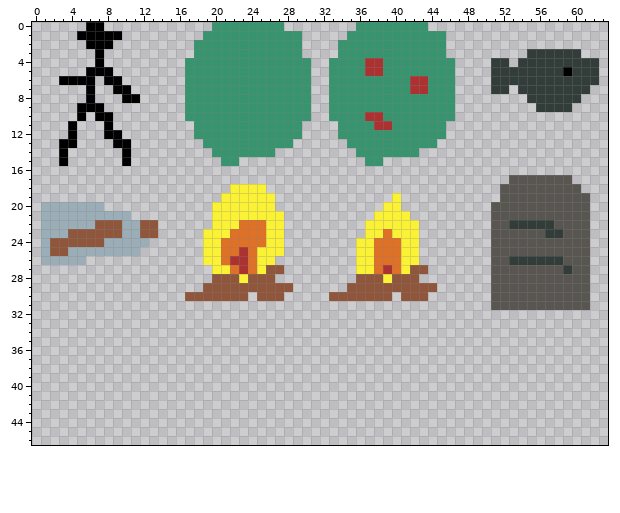
File history of a pixel-art sprite, Assets/textures/game_objects.png. Above is the file before it was changed.
The file is 64x64 pixels. Shown: x 0..63, y 0..46.
The result:
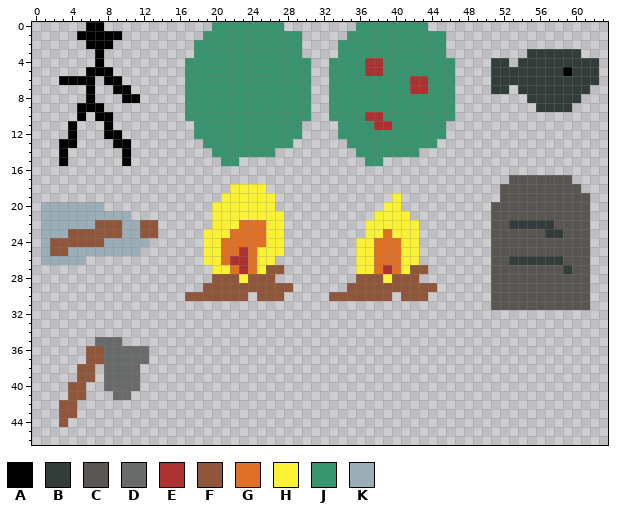
Palette (. is transparent): A #000000  B #323c39  C #595652  D #696a6a  E #ac3232  F #8f563b  G #df7126  H #fbf236  J #37946e  K #9badb7
Difference:
y 35: x 7..9 ... -> DDD
y 36..37: x 6..12 ....... -> FFDDDDD
y 38..39: x 5..6 .. -> FF; x 8..11 .... -> DDDD
y 40: x 4..5 .. -> FF; x 8..11 .... -> DDDD
y 41: x 4..5 .. -> FF; x 9..10 .. -> DD
y 42..43: x 3..4 .. -> FF
y 44: x 3 . -> F
Boxes around the changes in both pictures, in picture pixels (x1, y1, x2, y2):
added: (59, 337, 149, 427)
